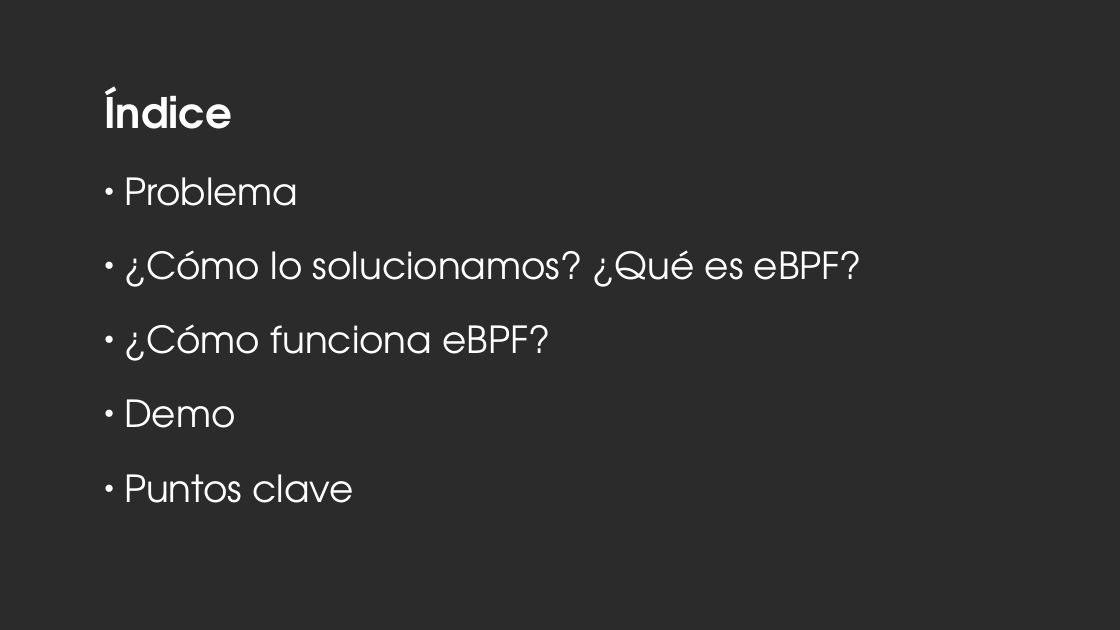
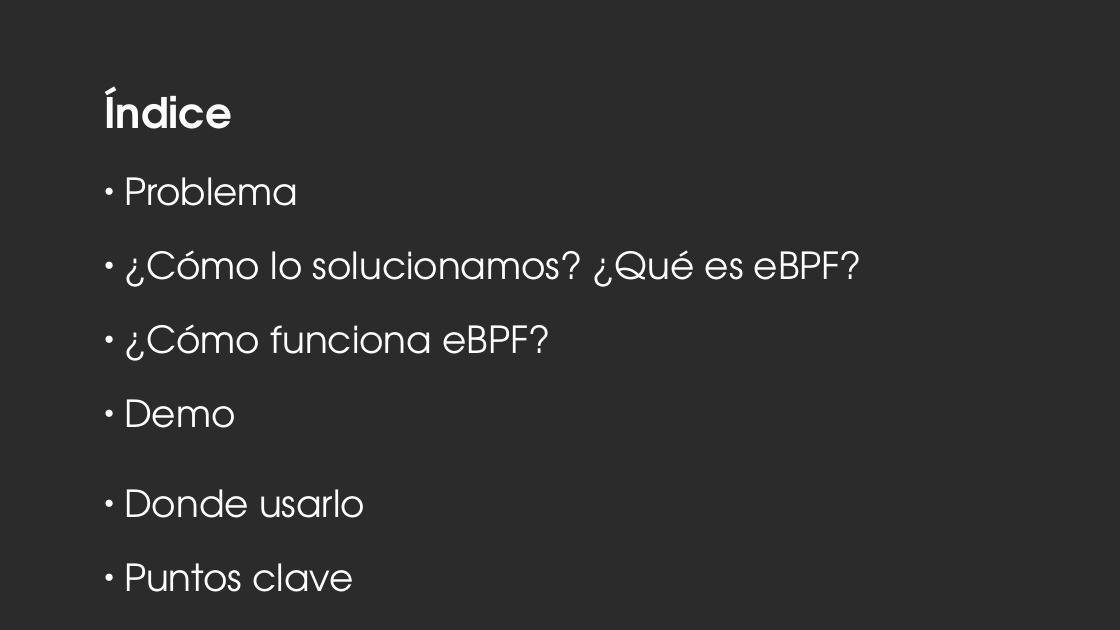
Before and after one commit to mental12345/ebpf-presentacion, a slide deck: slide 4 of ebpf.pptx. Drawn at 1120x630 pixels with LibreOffice and Linux fonts; fonts in the diff are those of the drawing; background and template pictures are left out; a plain dark background stands for a picture behind light text. Boxes give left, top, right and bottom in pixels: in the first picture for what was removed or moved away, otherwise in the second. Text is boxed around its words. In the diff, an @@ line names an element or a change of style, - is before the commit and + after.

Commit message:
added examples donde usarlo

```diff
--- a/ebpf.pptx
+++ b/ebpf.pptx
@@ text at bbox=[124, 489, 365, 518]: paragraph added @@
+● Donde usarlo
```
Also in this commit, not shown: 1 slide added, 1 other file.
